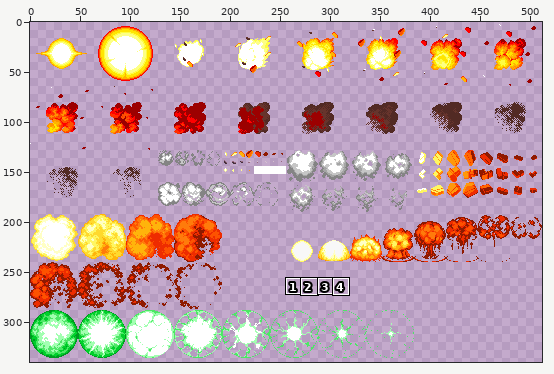
A sprite sheet gets an edit: assets/images/effect.png. Above, an overview of the earlier version with the close-up marked.
Close-up. Old version:
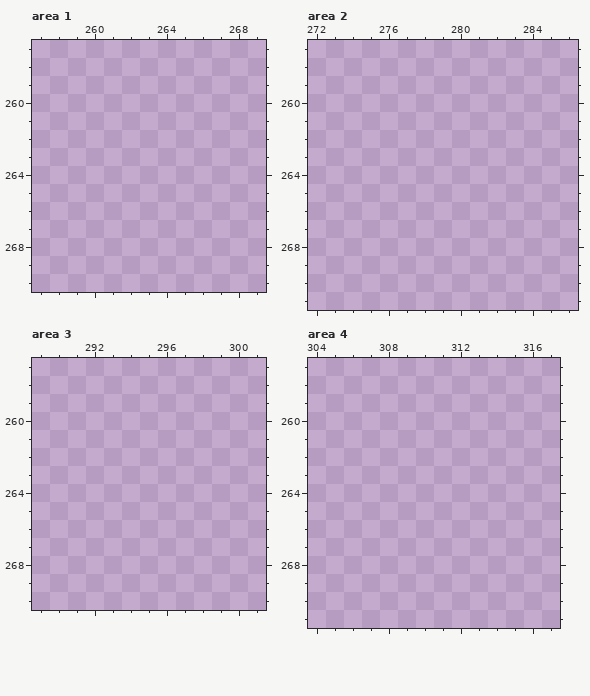
The file is 512x512 pixels. Pixels under 10% opacity are left out. Colours within 5 levels of each other are drawn and written as one. Shown: area 1: x 257..269, y 257..270; area 2: x 272..286, y 257..271; area 3: x 289..301, y 257..270; area 4: x 304..317, y 257..271. The wide view leaves out empty margins. The commit also changed other parts of the picture, which this record leaves out.
Now the later version:
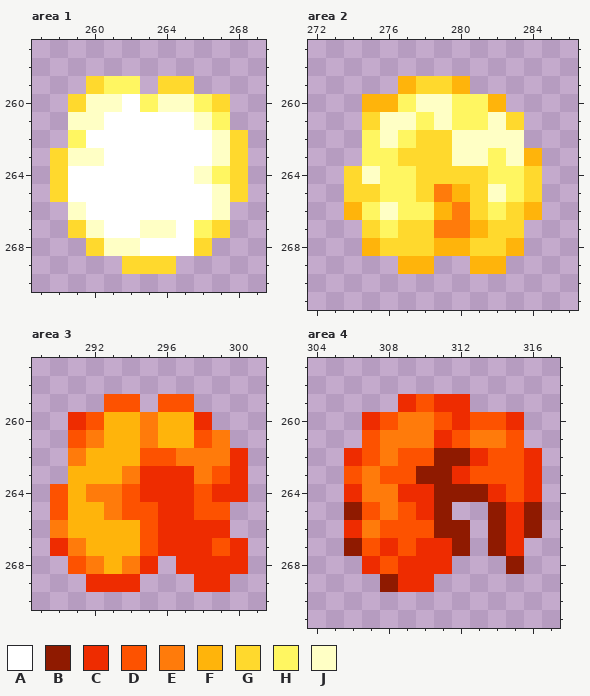
Palette (. is transparent): A #ffffff  B #8f1a00  C #ee2c00  D #fd5200  E #ff7b0b  F #ffb40b  G #ffd92d  H #fff661  J #ffffc5
Difference:
Changed rows in their new state; - is an unchanged pixel.
Area 1:
first column x 258:
259 --GHH-GG---
260 -GJJAHJJHG-
261 -JJAAAAAJH-
262 -HAAAAAAAJG
263 GJJAAAAAAJG
264 GAAAAAAAJHG
265 GAAAAAAAAJG
266 -JAAAAAAAJ-
267 -GJAAJJAHG-
268 --GJJAAAG--
269 ----GGG----
Area 2:
first column x 274:
259 ---FGGF----
260 -FFHJJHHF--
261 -GJJHJHHJG-
262 -HJHGGJJJJ-
263 -HHGGGJJHJF
264 GJHHGGGGHHG
265 GGHHGEFGJHG
266 FHJHHFEGHGF
267 -GHGGEEFGG-
268 -FGGGFFGGF-
269 ---FF--FF--
Area 3:
first column x 290:
259 ---DD-DD---
260 -CDFFEFFC--
261 -DEFFEFFDE-
262 -EFFFDDEEEC
263 -FFFECCCEDC
264 DFEEDCCCDCC
265 DFFEDDCCDD-
266 EFFFFDCCCC-
267 CEFFFDCCCDC
268 -DEFEC-CCCC
269 --CCC---CC-
Area 4:
first column x 306:
259 ---CDCC----
260 -CDEEDCDDC-
261 -DEEECDEED-
262 CDEDDBBCDDC
263 DEDDBBCDDDC
264 CEECCBBBCDC
265 BDEDCB--BCB
266 CEDDDBB-BCB
267 BDCDCCB-BC-
268 -CDCCC---B-
269 --BCC------
Changed places in both close-ups, as pixel boxes (x1, y1, x2, y2):
added: (50, 76, 248, 274)
added: (344, 76, 542, 274)
added: (50, 394, 248, 592)
added: (344, 394, 542, 592)
